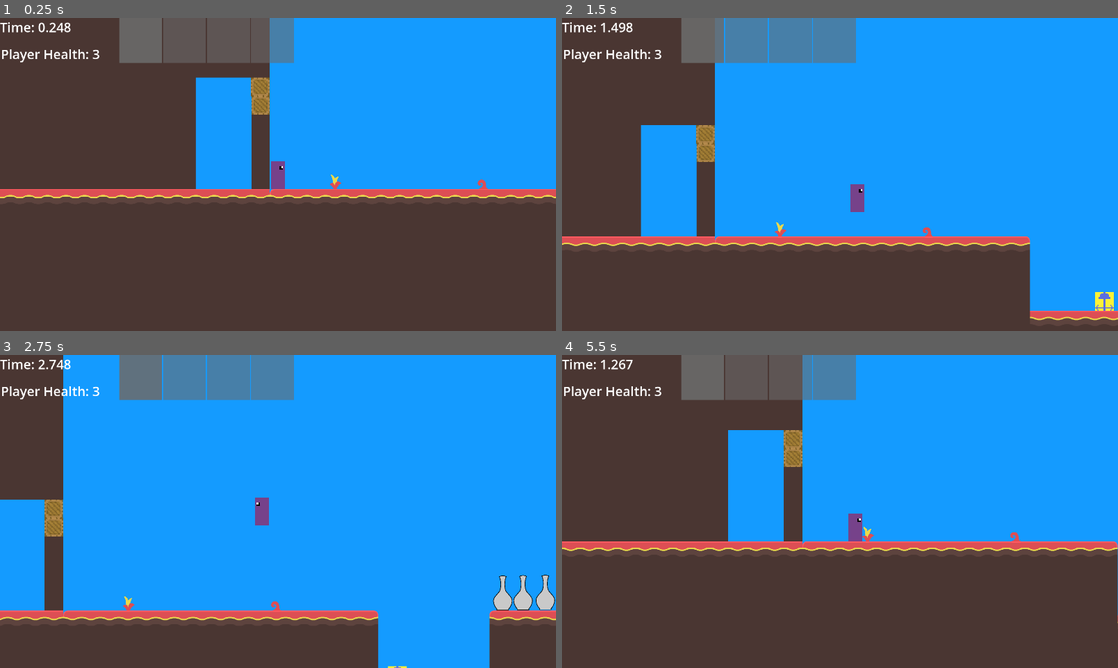
Above: before the commit, frames 1-4 (two rows, left to right).
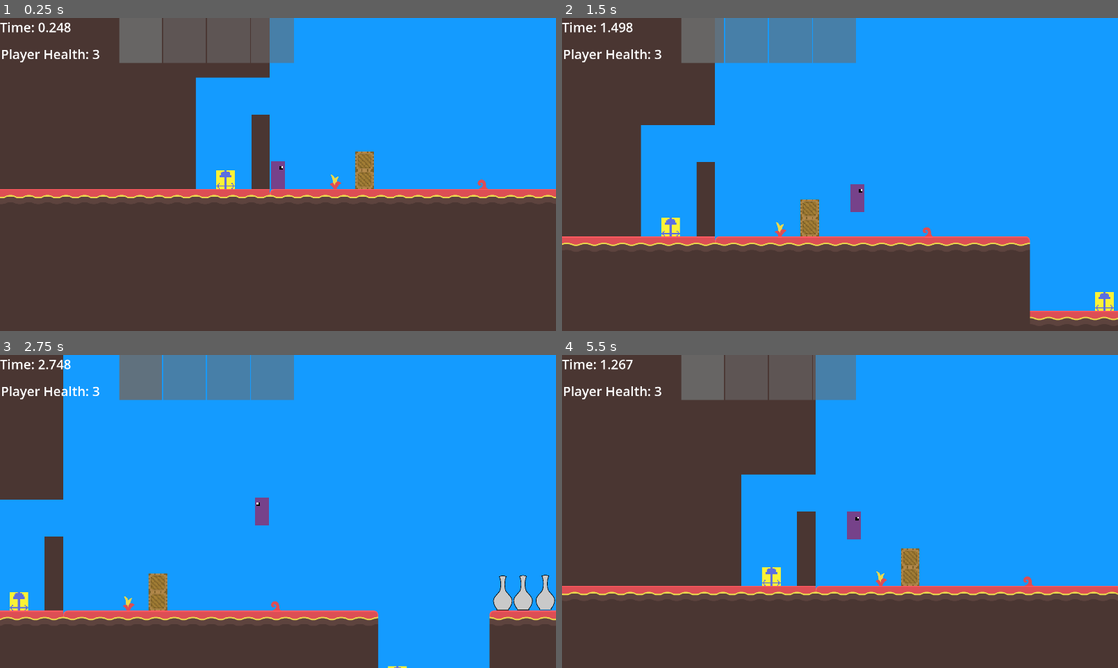
Above: after the commit, the same moments.

Repository: AidanCooper2003/AshenSkies
Game: Godot game, scene res://scenes/levels/playtest_level.tscn
Same seed, same stepped clock (60 frames per second), same inputs: the game is played once before the commit and once after it.
Inputs (mouse positions are in pixels of both pictures, inside the frame that each line leads up to):
- Up to frame 1 (0.25 s): no input
- Up to frame 2 (1.5 s): move the mouse to (962, 158) at 0.52 s; hold D (Move Right) from 0.53 s (still down); tap Space (Jump) at 0.6, 0.77, 1.07 s; move the mouse to (728, 190) at 1.27 s; click (728, 190) at 1.35 s
- Up to frame 3 (2.75 s): tap Space (Jump) at 1.52, 1.55, 1.82, 2.3 s; move the mouse to (333, 442) at 2.02 s; release D (Move Right) at 2.03 s; hold A (Move Left) from 2.03 s (still down); hold Right mouse button (Secondary Fire) from 2.03 s (still down)
- Up to frame 4 (5.5 s): move the mouse to (812, 574) at 2.77 s; release A (Move Left) at 2.78 s; release Right mouse button (Secondary Fire) at 2.78 s; hold D (Move Right) 2.78-4.28 s; tap Mouse wheel down (SwapWeaponDown) at 2.85 s; tap Space (Jump) at 3.02, 3.05, 3.32, 3.77, 3.8, 4.07, 4.52, 4.55, 4.82, 5.1 s; move the mouse to (1006, 558) at 3.52 s; tap Mouse wheel up (SwapWeaponUp) at 3.6 s; tap [ (Debug 1) at 4.15 s; move the mouse to (673, 464) at 4.27 s; hold A (Move Left) 4.28-5.03 s; tap E (Tertiary Fire) at 4.35 s; move the mouse to (867, 511) at 5.02 s; hold D (Move Right) from 5.03 s (still down)

The runs differ from the first frame. In frame 1, 1.0% of the frame differs, in the area x 38-68%, y 18-55%; in frame 2, 1.0%; in frame 3, 1.0%; in frame 4, 17%, in the area x 0-100%, y 0-86%.

Commit message:
Fixed knockback

Diff:
--- a/csv/recipes.csv
+++ b/csv/recipes.csv
@@ -7,4 +7,4 @@
 hydrax,"Potion, Defense",2,FALSE
 terminal_lucidity,"Potion, Transportation, Defense",3,FALSE
 depleted_ash,"Projectile, Fire",2,TRUE
-air_compressor,"Projectile, Air",1,TRUE
+air_compressor,"Projectile, Wind",1,TRUE
--- a/scenes/levels/playtest_level.tscn
+++ b/scenes/levels/playtest_level.tscn
@@ -142,8 +142,19 @@
 [node name="TerritorialJumper" parent="Enemies" instance=ExtResource("4_g4ohe")]
 position = Vector2(1159, 350)
 
+[node name="TerritorialJumper4" parent="Enemies" instance=ExtResource("4_g4ohe")]
+position = Vector2(-282, 79)
+
+[node name="WalkerComponent" parent="Enemies/TerritorialJumper4" index="2" node_paths=PackedStringArray("_character_body_2d")]
+_character_body_2d = NodePath("../../TerritorialJumper")
+_acceleration = 0.0
+
+[node name="JumperComponent" parent="Enemies/TerritorialJumper4" index="3" node_paths=PackedStringArray("_character_body_2d", "_gravity_component")]
+_character_body_2d = NodePath("../../TerritorialJumper")
+_gravity_component = NodePath("../../TerritorialJumper/GravityComponent")
+
 [node name="AshPriest1" parent="Enemies" instance=ExtResource("6_nfakm")]
-position = Vector2(2442, 308)
+position = Vector2(2440, 304)
 
 [node name="AshPriest2" parent="Enemies" instance=ExtResource("6_nfakm")]
 position = Vector2(4256, -398)
@@ -183,12 +194,13 @@
 position = Vector2(2122, 372)
 
 [node name="Crate" parent="LevelObjects" instance=ExtResource("11_fa3go")]
-position = Vector2(-161, -160)
+position = Vector2(198, 96)
 collision_mask = 31
 
 [node name="Crate2" parent="LevelObjects" instance=ExtResource("11_fa3go")]
-position = Vector2(-162, -224)
+position = Vector2(198, 32)
 
 [connection signal="area_entered" from="LevelObjects/Area2D" to="UIManager" method="_on_area_2d_area_entered"]
 
 [editable path="Camera2D/CanvasLayer"]
+[editable path="Enemies/TerritorialJumper4"]
--- a/scenes/objects/enemies/ash_priest.tscn
+++ b/scenes/objects/enemies/ash_priest.tscn
@@ -7,6 +7,8 @@
 [ext_resource type="Script" path="res://scripts/entity-components/hitbox_component.gd" id="5_hrj6w"]
 [ext_resource type="Script" path="res://scripts/entity-components/health_component.gd" id="6_acbgd"]
 [ext_resource type="Script" path="res://scripts/entity-components/condition_handler.gd" id="7_rt5ve"]
+[ext_resource type="Script" path="res://scripts/entity-components/knockback_handler.gd" id="8_mkqqb"]
+[ext_resource type="Script" path="res://scripts/entity-components/gravity_component.gd" id="9_shacq"]
 
 [sub_resource type="RectangleShape2D" id="RectangleShape2D_msu3x"]
 size = Vector2(84, 156)
@@ -41,23 +43,22 @@
 
 [node name="AshPriest" type="CharacterBody2D"]
 collision_layer = 4
-collision_mask = 2
+collision_mask = 18
 script = ExtResource("1_bmwkr")
 
 [node name="CollisionShape2D4" type="CollisionShape2D" parent="."]
-visible = false
 position = Vector2(1, 0)
 shape = SubResource("RectangleShape2D_msu3x")
 
 [node name="CollisionShape2D5" type="CollisionShape2D" parent="."]
-visible = false
 position = Vector2(-60, -38.75)
 shape = SubResource("RectangleShape2D_ps0wi")
+disabled = true
 
 [node name="CollisionShape2D6" type="CollisionShape2D" parent="."]
-visible = false
 position = Vector2(62, -39)
 shape = SubResource("RectangleShape2D_ps0wi")
+disabled = true
 
 [node name="PlayerDetector" type="Area2D" parent="."]
 visible = false
@@ -88,10 +89,16 @@
 [node name="CollisionShape2D2" type="CollisionShape2D" parent="HitboxComponent"]
 position = Vector2(-60, -38.75)
 shape = SubResource("RectangleShape2D_ps0wi")
+disabled = true
 
 [node name="CollisionShape2D3" type="CollisionShape2D" parent="HitboxComponent"]
 position = Vector2(62, -39)
 shape = SubResource("RectangleShape2D_ps0wi")
+disabled = true
+
+[node name="KnockbackHandler" type="Node2D" parent="HitboxComponent"]
+script = ExtResource("8_mkqqb")
+knockback_resistance = 0.25
 
 [node name="HealthComponent" type="Node2D" parent="."]
 script = ExtResource("6_acbgd")
@@ -105,6 +112,10 @@
 [node name="ConditionHandler" type="Node2D" parent="."]
 script = ExtResource("7_rt5ve")
 
+[node name="GravityComponent" type="Node2D" parent="." node_paths=PackedStringArray("_character_body_2d")]
+script = ExtResource("9_shacq")
+_character_body_2d = NodePath("..")
+
 [connection signal="body_entered" from="PlayerDetector" to="." method="_on_area_2d_body_entered"]
 [connection signal="body_exited" from="PlayerDetector" to="." method="_on_area_2d_body_exited"]
 [connection signal="condition_added" from="HitboxComponent" to="ConditionHandler" method="add_condition"]
--- a/scenes/objects/enemies/territorial_jumper.tscn
+++ b/scenes/objects/enemies/territorial_jumper.tscn
@@ -42,7 +42,7 @@
 
 [node name="TerritorialJumper" type="CharacterBody2D"]
 collision_layer = 4
-collision_mask = 16
+collision_mask = 18
 floor_max_angle = 1.0472
 script = ExtResource("1_y404u")
 _relative_left_bound = 100.0
@@ -72,7 +72,6 @@
 [node name="GravityComponent" type="Node2D" parent="." node_paths=PackedStringArray("_character_body_2d")]
 script = ExtResource("5_lhlh0")
 _character_body_2d = NodePath("..")
-_downwards_gravity_coefficient = 1.0
 
 [node name="EnemyDetector" type="ShapeCast2D" parent="."]
 position = Vector2(0, -178)
@@ -102,6 +101,9 @@
 visible = false
 shape = ExtResource("3_baf3f")
 
+[node name="KnockbackHandler" type="Node2D" parent="HitboxComponent"]
+script = ExtResource("11_2qbdc")
+
 [node name="AnimationPlayer" type="AnimationPlayer" parent="."]
 libraries = {
 "": SubResource("AnimationLibrary_3dthq")
@@ -124,9 +126,6 @@
 [node name="ConditionHandler" type="Node2D" parent="."]
 script = ExtResource("10_v41aj")
 
-[node name="KnockbackHandler" type="Node2D" parent="."]
-script = ExtResource("11_2qbdc")
-
 [connection signal="area_entered" from="DamageDealerComponent" to="DamageDealerComponent" method="_on_area_entered"]
 [connection signal="health_changed" from="HealthComponent" to="." method="_on_health_component_health_changed"]
 [connection signal="condition_added" from="HitboxComponent" to="ConditionHandler" method="add_condition"]
--- a/scenes/objects/projectiles/air_compressor_bullet.tscn
+++ b/scenes/objects/projectiles/air_compressor_bullet.tscn
@@ -2,26 +2,27 @@
 
 [ext_resource type="Script" path="res://scripts/entities/projectiles/basic_gun_bullet.gd" id="1_kar7r"]
 [ext_resource type="Texture2D" uid="uid://bb7i2sh3s0qre" path="res://sprites/projectiles/air_burst.png" id="2_5wd8d"]
-[ext_resource type="Shape2D" uid="uid://fo3xnkshg13n" path="res://colliders/basic_bullet.tres" id="3_ml0mg"]
 [ext_resource type="Script" path="res://scripts/entity-components/damage_dealer_component.gd" id="4_ct8od"]
 
 [sub_resource type="CircleShape2D" id="CircleShape2D_xm0np"]
-radius = 25.02
+radius = 19.0
+
+[sub_resource type="CircleShape2D" id="CircleShape2D_7vwm0"]
+radius = 19.0263
 
 [node name="AirCompressorBullet" type="RigidBody2D"]
-collision_layer = 2
-collision_mask = 52
+collision_layer = 0
+collision_mask = 48
 gravity_scale = 0.0
 continuous_cd = 1
 max_contacts_reported = 5
 contact_monitor = true
 linear_damp = -0.1
 script = ExtResource("1_kar7r")
-knockback = 2000.0
 
 [node name="Sprite2D" type="Sprite2D" parent="."]
 rotation = 1.5708
-scale = Vector2(0.1, 0.1)
+scale = Vector2(0.08, 0.08)
 texture = ExtResource("2_5wd8d")
 offset = Vector2(0, -1)
 
@@ -30,15 +31,16 @@
 shape = SubResource("CircleShape2D_xm0np")
 
 [node name="DamageDealerComponent" type="Area2D" parent="."]
-visible = false
 collision_layer = 2
 collision_mask = 36
 script = ExtResource("4_ct8od")
-_damage = 1
+_damage = 2
+_knockback = 750.0
+_pierce = 1
 
 [node name="CollisionShape2D" type="CollisionShape2D" parent="DamageDealerComponent"]
 rotation = 1.57815
-shape = ExtResource("3_ml0mg")
+shape = SubResource("CircleShape2D_7vwm0")
 
 [connection signal="body_entered" from="." to="." method="_on_body_entered"]
 [connection signal="area_entered" from="DamageDealerComponent" to="DamageDealerComponent" method="_on_area_entered"]
--- a/scripts/entities/enemies/ash_priest.gd
+++ b/scripts/entities/enemies/ash_priest.gd
@@ -1,6 +1,6 @@
 class_name AshPriest
 
-extends Node2D
+extends CharacterBody2D
 
 var _target: Node2D
 
@@ -11,6 +11,12 @@
 	if _target != null:
 		_weapon_manager.aim_position = _target.position
 		_weapon_manager.fire_primary()
+	move_and_slide()
+	velocity = Vector2(velocity.x * 0.4, velocity.y)
+	if velocity.y <= 0:
+		velocity = Vector2(velocity.x, velocity.y * 0.4)
+
+
 
 
 func _on_area_2d_body_entered(body) -> void:
--- a/scripts/entities/projectiles/basic_gun_bullet.gd
+++ b/scripts/entities/projectiles/basic_gun_bullet.gd
@@ -2,14 +2,5 @@
 
 extends RigidBody2D
 
-@export var knockback: float
-
 func _on_body_entered(body) -> void:
-	if knockback != 0:
-		apply_knockback(body)
 	queue_free()
-
-func apply_knockback(body):
-	var knockback_handler = get_node(str(body.get_path()) + "/KnockbackHandler")
-	if knockback_handler:
-		knockback_handler.apply_knockback(self.linear_velocity.normalized() * knockback)
--- a/scripts/entity-components/damage_dealer_component.gd
+++ b/scripts/entity-components/damage_dealer_component.gd
@@ -6,14 +6,26 @@
 
 @export var _damage: int
 @export var _conditions: Dictionary
+@export var _knockback: float
+@export var _pierce: int
 
 var _is_active: bool = true
 
 func _on_area_entered(area) -> void:
-	if _is_active:
-		if area is HitboxComponent:
-			if _damage > 0:
-				area.damage(_damage)
-				damage_dealt.emit()
-			if not _conditions.is_empty():
-				area.receive_conditions(_conditions)
+	if !_is_active:
+		return
+	if not area is HitboxComponent:
+		return
+	_pierce -= 1
+	if _damage > 0:
+		area.damage(_damage)
+		damage_dealt.emit()
+	if not _conditions.is_empty():
+		area.receive_conditions(_conditions)
+	var knockback_handler = get_node(str(area.get_path()) + "/KnockbackHandler")
+	if knockback_handler:
+		print("Knocky Wocky!")
+		knockback_handler.apply_knockback(global_position.direction_to(area.global_position) * _knockback)
+	print(_pierce)
+	if _pierce <= 0:
+		get_parent().queue_free()
--- a/scripts/entity-components/gravity_component.gd
+++ b/scripts/entity-components/gravity_component.gd
@@ -3,7 +3,7 @@
 extends Node2D
 
 @export var _character_body_2d: CharacterBody2D
-@export var _downwards_gravity_coefficient: float
+@export var _downwards_gravity_coefficient := 1.0
 @export var _gravity_coefficient := 1.0
 
 var _gravity: float
--- a/scripts/entity-components/knockback_handler.gd
+++ b/scripts/entity-components/knockback_handler.gd
@@ -4,14 +4,19 @@
 
 var _physics_body: PhysicsBody2D
 
+## 0-1 less knockback, 1+ more knockback
+@export var knockback_resistance := 1.0
+
 func _ready():
-	_physics_body = get_parent() if get_parent() is PhysicsBody2D else null
+	_physics_body = get_parent().get_parent() if get_parent().get_parent() is PhysicsBody2D else null
 
 
 func apply_knockback(knockback_velocity: Vector2):
 	if _physics_body is RigidBody2D:
-		_physics_body.apply_impulse(knockback_velocity)
+		_physics_body.apply_impulse(knockback_velocity * knockback_resistance)
 	elif _physics_body is CharacterBody2D:
-		print(_physics_body.velocity)
-		_physics_body.velocity = Vector2(_physics_body.velocity.x + knockback_velocity.x, _physics_body.velocity.y + knockback_velocity.y)
-		print(_physics_body.velocity)
+		print(knockback_resistance)
+		print(_physics_body.velocity.x + (knockback_velocity.x * knockback_resistance))
+		print(_physics_body.velocity.y + (knockback_velocity.y * knockback_resistance))
+		print(Vector2(_physics_body.velocity.x + (knockback_velocity.x * knockback_resistance), _physics_body.velocity.y + (knockback_velocity.y * knockback_resistance)))
+		_physics_body.velocity = Vector2(_physics_body.velocity.x + (knockback_velocity.x * knockback_resistance), _physics_body.velocity.y + (knockback_velocity.y * knockback_resistance))
--- a/scripts/entity-components/walker_component.gd
+++ b/scripts/entity-components/walker_component.gd
@@ -26,6 +26,8 @@
 ##If an entities velocity is outside the bounds, do not set it lower in case the entity was launched.
 ##If an entities velocity is outside the bounds, moving in the opposite direction should slow it down.
 func _physics_process(delta) -> void:
+	if _character_body_2d == null:
+		return
 	var speed_modification := 1.0
 	if _condition_handler != null:
 		speed_modification = 1 + _condition_handler.get_modification("speed")
Not shown: 1 places in scenes/objects/enemies/ash_priest.tscn that only renumber resources
